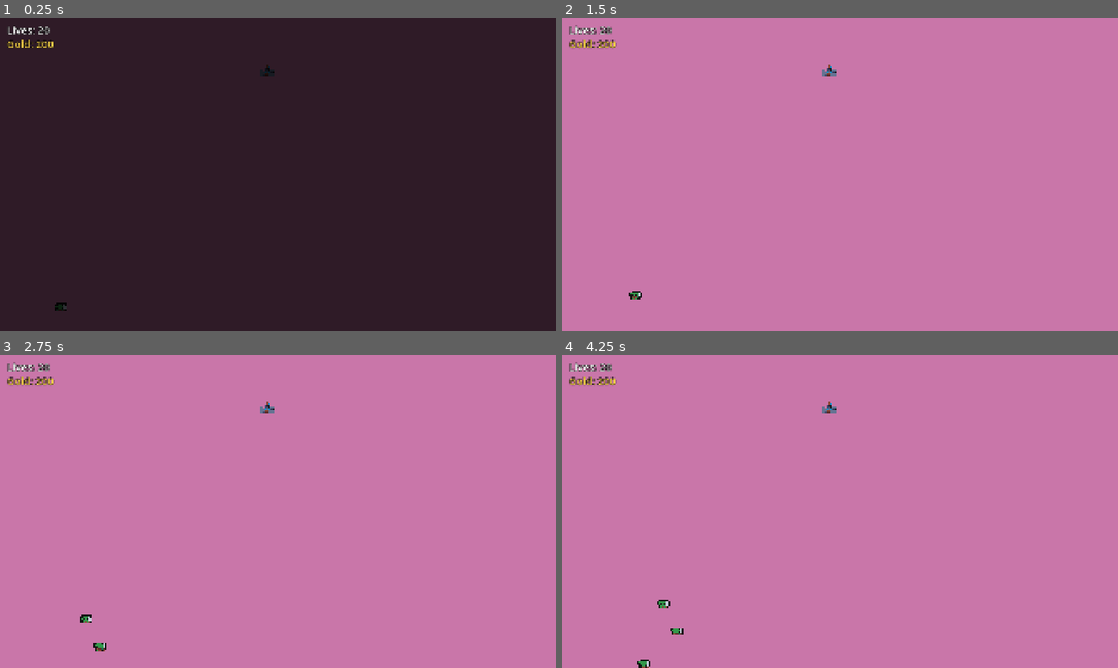
Above: before the commit, frames 1-4 (two rows, left to right).
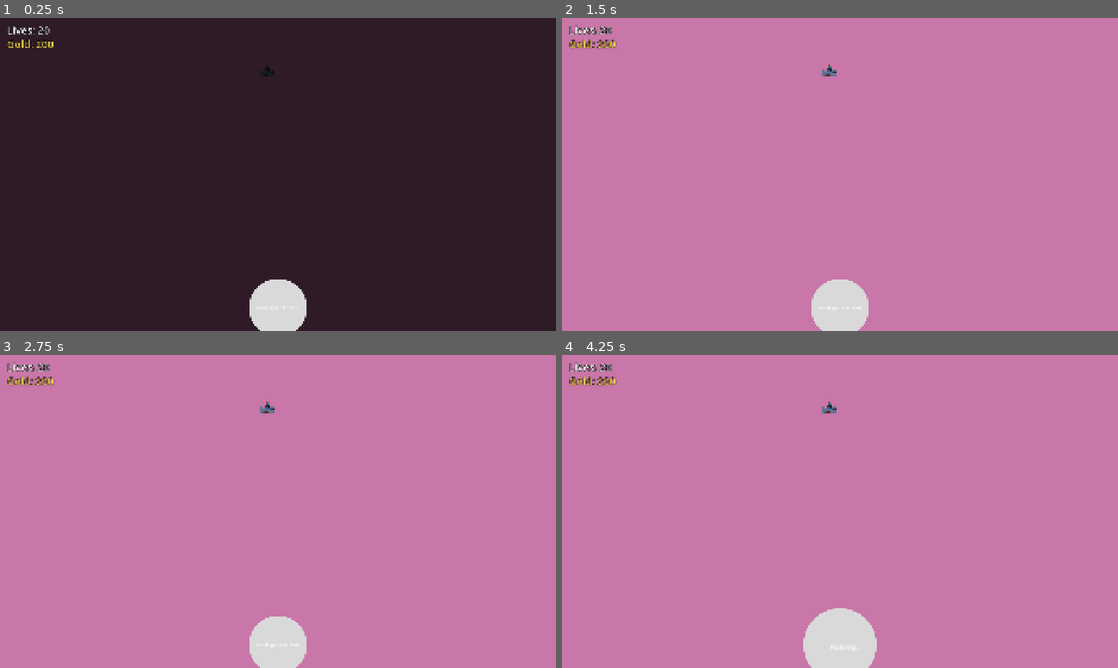
Above: after the commit, the same moments.

Repository: MaxMacDonald/world-changing-gj
Game: Godot game, scene res://scenes/levels/level1.tscn
The game is run twice, just before and just after one commit, with the same random seed, the same clock (stepped at 60 frames per second) and the same inputs.
Inputs (mouse positions are in pixels of both pictures, inside the frame that each line leads up to):
- Up to frame 1 (0.25 s): no input
- Up to frame 2 (1.5 s): tap Enter (ui_accept) at 0.5 s; move the mouse to (962, 158) at 0.52 s; hold Enter (ui_accept) 0.53-1.25 s; click (962, 158) at 0.67 s; drag from (728, 190) to (634, 296) at 1.27 s
- Up to frame 3 (2.75 s): tap Enter (ui_accept) at 2 s; move the mouse to (333, 442) at 2.02 s; hold Enter (ui_accept) from 2.03 s (still down); click (333, 442) at 2.17 s
- Up to frame 4 (4.25 s): release Enter (ui_accept) at 2.75 s; drag from (812, 574) to (662, 646) at 2.77 s; move the mouse to (1006, 558) at 3.52 s; hold Enter (ui_accept) from 3.53 s (still down); click (1006, 558) at 3.67 s

The runs differ from the first frame. In frame 1, 1.5% of the frame differs, in the area x 9-56%, y 83-100%; in frame 2, 1.5%; in frame 3, 1.6%; in frame 4, 2.3%, in the area x 13-57%, y 78-100%.

Commit message:
added hold space to start game to allow building time before the first wave

Diff:
--- /dev/null
+++ b/scenes/levels/bubble.gd
@@ -0,0 +1,146 @@
+extends Node2D
+
+signal wave_ready
+
+@export var required_hold_time: float = 1.0
+@export var straining_duration: float = 0.3  # Time spent "strained" before pop
+@export var burst_scale: float = 1.0        # Overshoot scale on burst
+@export var strain_shake_amplitude: float = 2.0  # Shake amount during strain phase
+
+var hold_time: float = 0.0
+var is_holding: bool = false
+var current_state: String = "idle"  # "idle", "charging", "straining", "bursting"
+var strain_timer: float = 0.0
+
+# Cache references
+var _sprite: Sprite2D
+var _label: Label
+
+func _ready():
+	_sprite = $BubbleSprite
+	_label = $BubbleLabel
+
+
+	# Reset visual state
+	_reset_visuals()
+
+
+func _reset_visuals():
+	visible = true
+	if _label:
+		_label.text = "Hold space to start"
+		_label.modulate.a = 1.0
+
+
+
+func _input(event):
+	# Only handle when bubble is visible
+	if current_state == "idle":
+		if event.is_action_pressed("ui_accept"):  # Spacebar
+			is_holding = true
+			current_state = "charging"
+			_start_charge()
+
+		elif event.is_action_released("ui_accept"):
+			is_holding = false
+
+	elif current_state == "charging":
+		if event.is_action_released("ui_accept"):
+			is_holding = false
+			_cancel_charge()
+
+func _process(delta):
+	match current_state:
+		"idle":
+			pass
+
+		"charging":
+			if is_holding:
+				_update_charge(delta)
+			else:
+				_cancel_charge()
+
+		"straining":
+			_handle_strain(delta)
+
+		"bursting":
+			# Burst animation completes, then signal
+			await get_tree().create_timer(0.15).timeout
+			complete_burst()
+			queue_free()
+
+func _start_charge():
+	hold_time = 0.0
+	if _label:
+		_label.text = "Holding..."
+
+func _update_charge(delta):
+	hold_time += delta
+
+	# Calculate progress (0.0 to 1.0)
+	var progress = clamp(hold_time / required_hold_time, 0.0, 1.0)
+
+	# Grow the bubble smoothly
+	var target_scale = 1.0 + (progress * 0.5)  # Grows to 1.8x
+	target_scale = lerpf(scale.x, target_scale, delta * 5.0)  # Smooth interpolation
+	scale = Vector2.ONE * target_scale
+
+	# Scale the label slightly less than the bubble (so text stays readable)
+	if _label:
+		_label.scale = Vector2.ONE * lerpf(1.0, 1.3, progress)
+
+	# Threshold reached — enter strain phase
+	if hold_time >= required_hold_time:
+		current_state = "straining"
+		strain_timer = straining_duration
+		if _label:
+			_label.text = "STRAINING!"
+
+func _handle_strain(delta):
+	strain_timer -= delta
+
+	# Shake effect during strain
+	var shake_offset = Vector2(
+	randf_range(-strain_shake_amplitude, strain_shake_amplitude),
+	randf_range(-strain_shake_amplitude, strain_shake_amplitude)
+)
+	position = position + shake_offset
+
+	# Continue slight growth while straining
+	var extra_grow = clamp((required_hold_time - strain_timer) / 0.1, 0.0, 0.2)
+	scale = Vector2.ONE * (lerpf(1.0, 1.5, 1.0))
+
+	if strain_timer <= 0.0:
+		current_state = "bursting"
+		_pop_effect()
+
+func _cancel_charge():
+	# Shrink back down
+	var tween = create_tween()
+	tween.tween_property(self, "scale", Vector2.ONE, 0.3)
+	tween.tween_callback(_reset_after_cancel)
+
+func _reset_after_cancel():
+	is_holding = false
+	current_state = "idle"
+	hold_time = 0.0
+	if _label:
+		_label.text = "Hold space to start"
+	#position = Vector2.ZERO
+
+func _pop_effect():
+	# Quick scale overshoot
+	var tween = create_tween()
+	tween.tween_property(self, "scale", Vector2.ONE * burst_scale, 0.1)
+	tween.parallel().tween_property(self, "modulate:a", 0.0, 0.15)
+	tween.tween_callback(_hide_bubble)
+
+func _hide_bubble():
+	visible = false
+
+func complete_burst():
+	emit_signal("wave_ready")  # Tell parent to start waves
+
+func set_label_text(text: String):
+	if _label:
+		_label.text = text
--- a/scenes/levels/level1.tscn
+++ b/scenes/levels/level1.tscn
@@ -8,6 +8,8 @@
 [ext_resource type="Script" uid="uid://ce5m6u6v3tm4s" path="res://scenes/build/wallet.gd" id="8_wallet"]
 [ext_resource type="Script" uid="uid://ft5et1jgu0cc" path="res://scenes/build/build_controller.gd" id="9_build"]
 [ext_resource type="PackedScene" uid="uid://hgxyo4trnsn5" path="res://scenes/tools/fade_transition.tscn" id="9_plydf"]
+[ext_resource type="Texture2D" uid="uid://c0yvvld7dhdbj" path="res://Assets-Placeholder/Ellipse 1.png" id="10_5ntmo"]
+[ext_resource type="Script" uid="uid://cbkc66gdmaxo6" path="res://scenes/levels/bubble.gd" id="10_nkeig"]
 [ext_resource type="Script" uid="uid://dkea5j701pse3" path="res://scenes/terrain/terrain_grid.gd" id="10_terrain"]
 
 [sub_resource type="RectangleShape2D" id="RectangleShape2D_left"]
@@ -66,3 +68,19 @@
 visible = false
 
 [node name="fade_timer" type="Timer" parent="FadeTransition" unique_id=242412097]
+
+[node name="Bubble" type="Node2D" parent="." unique_id=1845146576]
+position = Vector2(960, 1000)
+script = ExtResource("10_nkeig")
+
+[node name="BubbleSprite" type="Sprite2D" parent="Bubble" unique_id=348797926]
+texture = ExtResource("10_5ntmo")
+
+[node name="BubbleLabel" type="Label" parent="Bubble" unique_id=2068944294]
+offset_left = -80.0
+offset_top = -30.0
+offset_right = 80.0
+offset_bottom = 30.0
+horizontal_alignment = 1
+vertical_alignment = 1
+autowrap_mode = 3
--- a/scenes/levels/level_1.gd
+++ b/scenes/levels/level_1.gd
@@ -24,7 +24,13 @@
 	$Homebase.destroyed.connect(_on_homebase_destroyed)
 	$EnemySpawner.wave_started.connect(func(n): print("Wave ", n))
 	$EnemySpawner.all_waves_cleared.connect(func(): print("Level cleared!"))
+	if $Bubble:
+		$Bubble.wave_ready.connect(_on_wave_ready)
 
+
+
+func _on_wave_ready():
+	# Call your spawner
 	$EnemySpawner.start(LEVEL_WAVES.WAVES)
 
 func create_bullet(pos: Vector2, angle: float, bullet_enum: Data.Bullet):
Binary file added: Assets-Placeholder/Ellipse 1.png
Not shown, added: Assets-Placeholder/Ellipse 1.png.import
Not shown, added: scenes/levels/bubble.gd.uid
